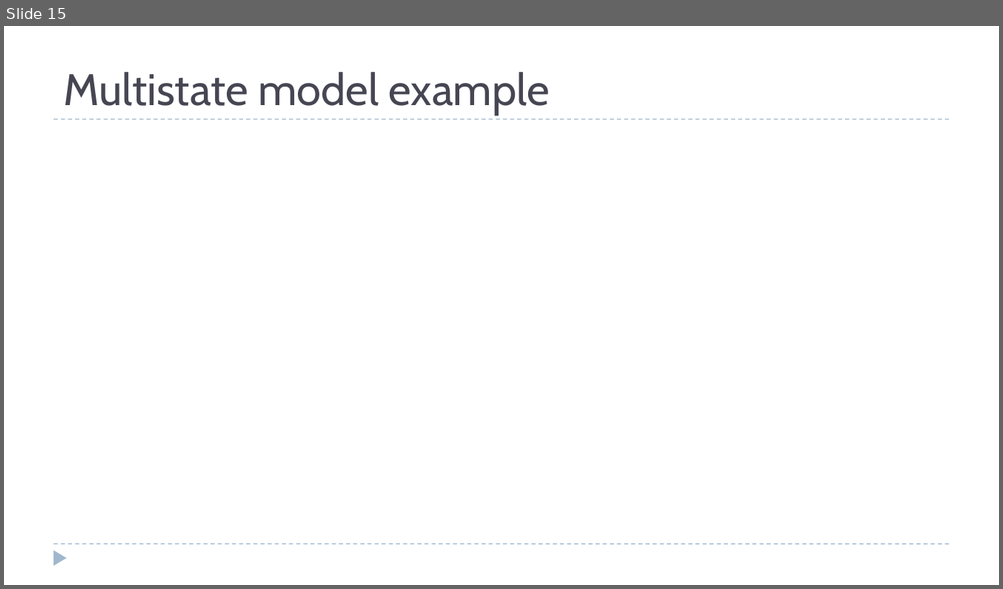
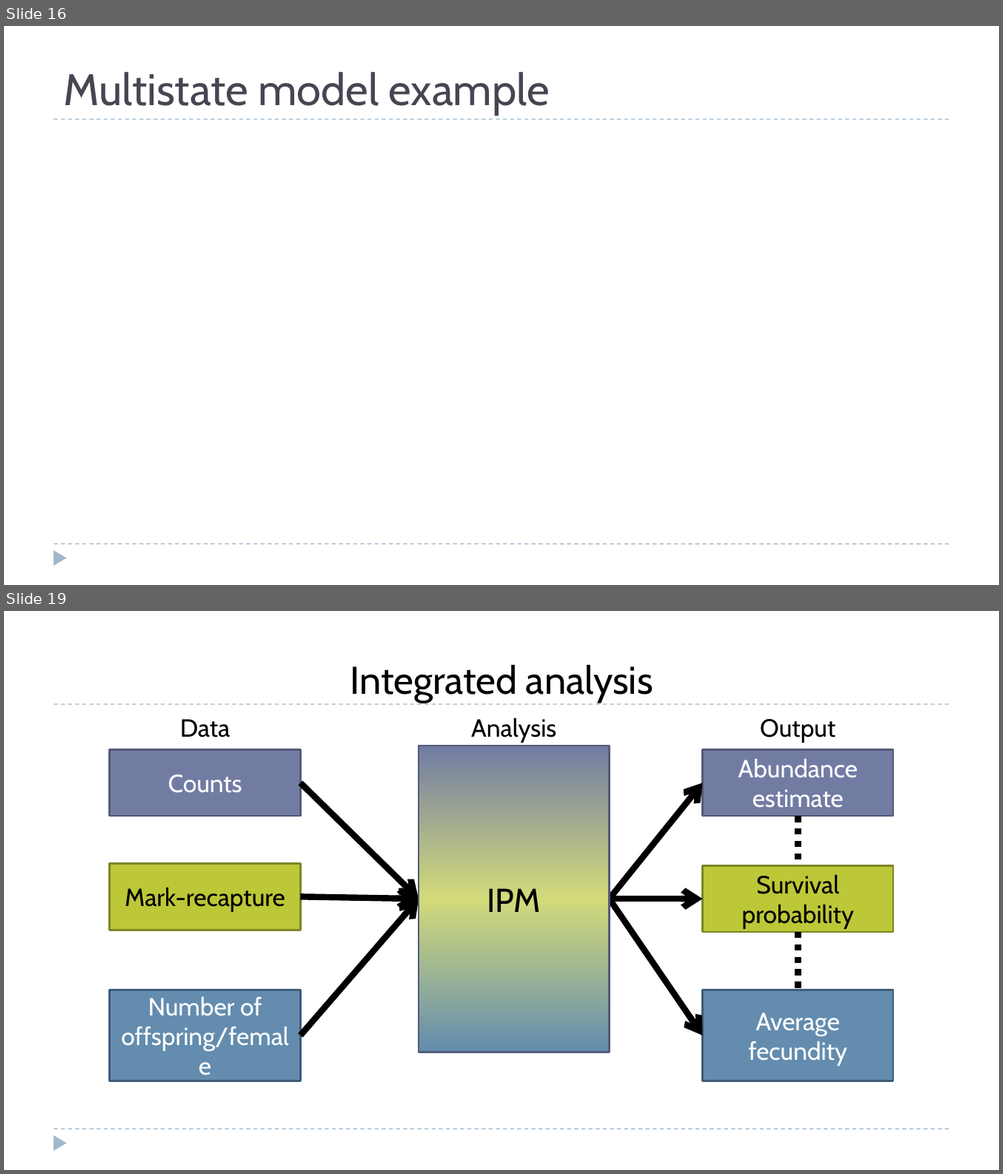
Before and after one commit to ssa200/ssa200.github.io, a slide deck: static/lectures/05_demo-data.pptx. Shown one above the other, each under a label of ours: slide 15 before the commit, slides 16 and 19 after it; the slides between them are not shown. The pictures are 1003x589 and 1003x1174 pixels, drawn with LibreOffice and Linux fonts; fonts in the diff are those of the drawing; background and template pictures are left out. Boxes give left, top, right and bottom in pixels: in the first picture for what was removed or moved away, otherwise in the second. Text is boxed around its words. In the diff, an @@ line names an element or a change of style, - is before the commit and + after.

```diff
--- a/static/lectures/05_demo-data.pptx
+++ b/static/lectures/05_demo-data.pptx
@@ slide 19 added at (4,611,999,1170), background #FFFFFF; not listed: 3 template elements that a slide beside it also shows @@
@@ text added at (350,664,653,703), 28 pt, text #000000 @@
+Integrated analysis
@@ text added at (180,719,230,738), 18 pt, text #000000 @@
+Data
@@ text added at (471,718,556,743), 18 pt, text #000000 @@
+Analysis
@@ text added at (760,719,835,743), 18 pt, text #000000 @@
+Output
@@ rectangle added at (109,750,301,817), fill #727CA3, outline #545C79 1.5 pt, 18 pt, text #FFFFFF @@
+Counts
@@ rectangle added at (418,745,609,1051), fill gradient #727CA3 to #D2DA7A to #638CAE, outline #545C79 1.5 pt, 24 pt, text #000000 @@
+IPM
@@ rectangle added at (702,750,893,817), fill #727CA3, outline #545C79 1.5 pt, 18 pt, text #FFFFFF @@
+Abundance estimate
@@ arrow added from (301, 783) to (418, 900), #000000 4.5 pt @@
@@ arrow added from (609, 900) to (702, 783), #000000 4.5 pt @@
@@ line added from (798, 816) to (798, 866), #000000 4.5 pt dashed @@
@@ rectangle added at (109,863,301,930), fill #BCC838, outline #7D8525 1.5 pt, 18 pt, text #000000 @@
+Mark-recapture
@@ rectangle added at (702,866,893,932), fill #BCC838, outline #7D8525 1.5 pt, 18 pt, text #000000 @@
+Survival probability
@@ arrow added from (301, 897) to (418, 900), #000000 4.5 pt @@
@@ arrow added from (301, 1036) to (418, 900), #000000 4.5 pt @@
@@ arrow added from (609, 900) to (702, 900), #000000 4.5 pt @@
@@ arrow added from (609, 900) to (702, 1036), #000000 4.5 pt @@
@@ line added from (798, 932) to (798, 990), #000000 4.5 pt dashed @@
@@ rectangle added at (109,990,301,1082), fill #638CAE, outline #3E5D78 1.5 pt, 18 pt, text #FFFFFF @@
+Number of offspring/female
@@ rectangle added at (702,990,893,1082), fill #638CAE, outline #3E5D78 1.5 pt, 18 pt, text #FFFFFF @@
+Average fecundity
@@ what was slide 15 is now slide 16 @@
```
Also in this commit, not shown: 1 slide changed, 5 other slides added, 5 other files.
